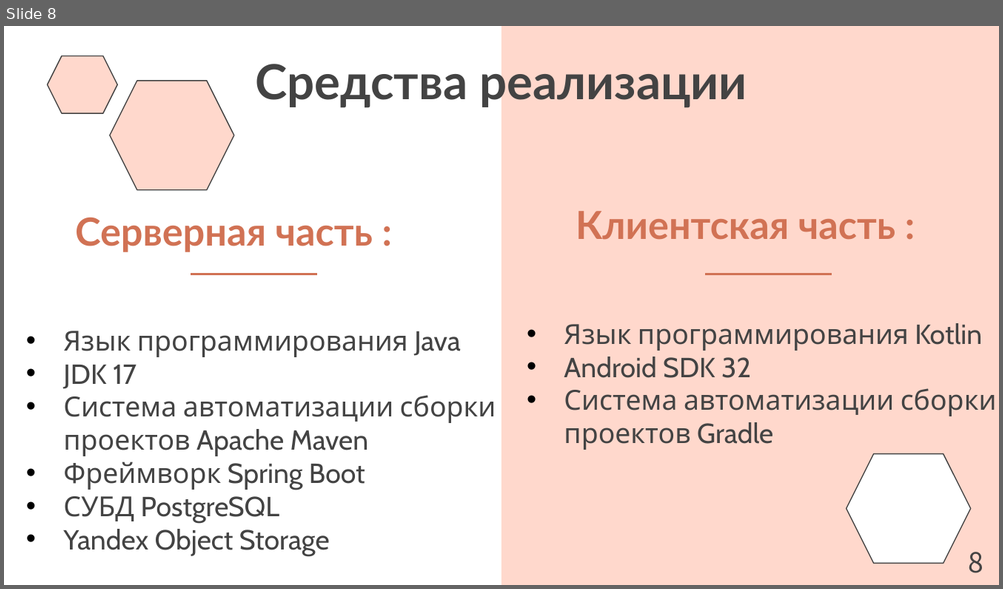
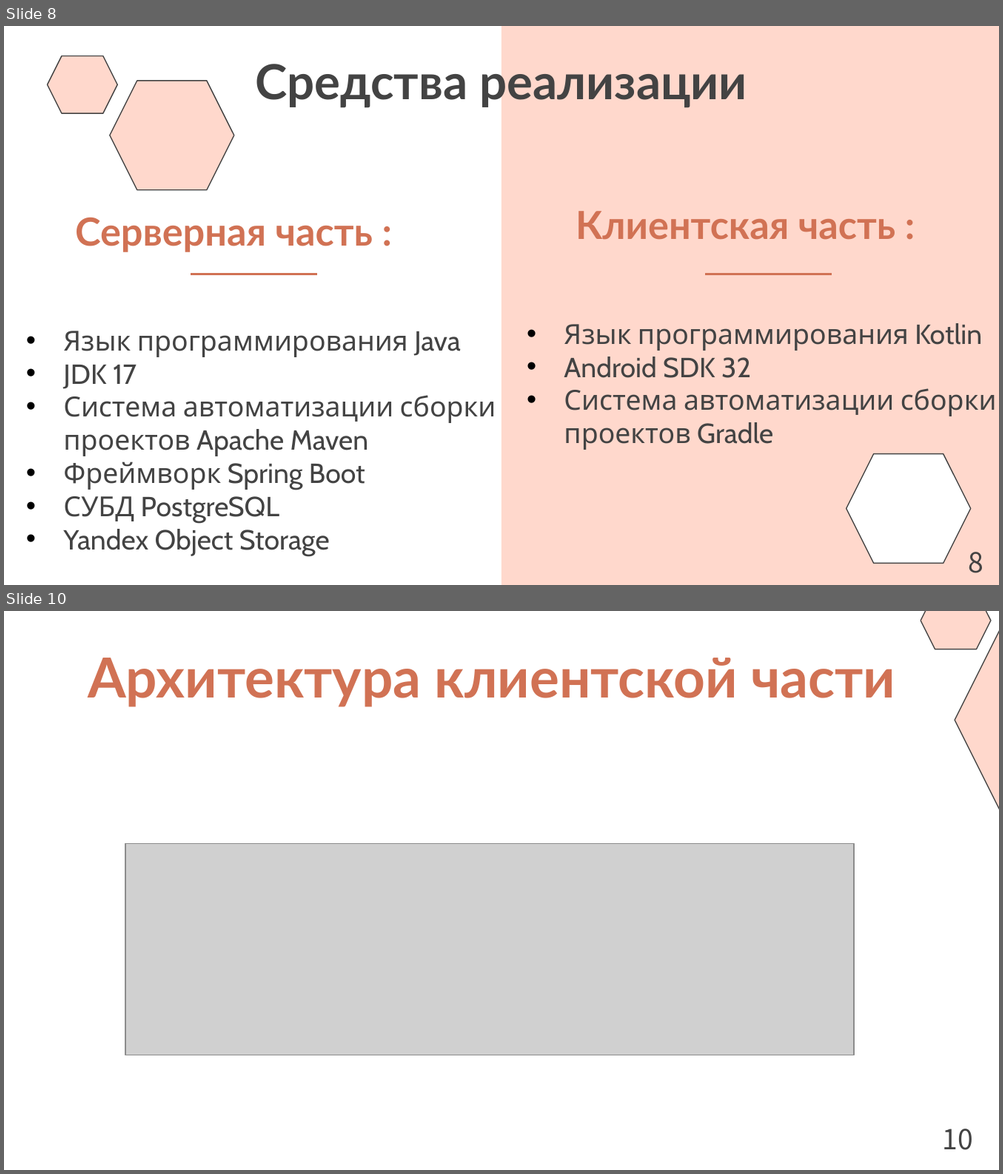
Before and after one commit to Puroktor/PicStorm, a slide deck: docs/PicStorm_Slides.pptx. Shown one above the other, each under a label of ours: slide 8 before the commit, slides 8 and 10 after it; the slides between them are not shown. The pictures are 1003x589 and 1003x1174 pixels, drawn with LibreOffice and Linux fonts; fonts in the diff are those of the drawing; grey boxes stand for pictures. Boxes give left, top, right and bottom in pixels: in the first picture for what was removed or moved away, otherwise in the second. Text is boxed around its words. In the diff, an @@ line names an element or a change of style, - is before the commit and + after.

```diff
--- a/docs/PicStorm_Slides.pptx
+++ b/docs/PicStorm_Slides.pptx
@@ slide 10 added at box(4, 611, 999, 1170), background #FFFFFF @@
@@ hexagon added at box(920, 611, 990, 649), fill #FFD8CC, outline #434343 0.75 pt @@
@@ hexagon added at box(955, 619, 999, 822), fill #FFD8CC, outline #434343 0.75 pt @@
@@ text added at box(88, 658, 895, 707), 40 pt, text #D17254, bold @@
+Архитектура клиентской части
@@ picture added at box(125, 843, 854, 1056) @@
@@ text added at box(942, 1129, 972, 1150), 20 pt, text #434343 @@
+10
```
Also in this commit, not shown: 10 slides changed, 5 other slides added, 2 slides removed, 4 other files.
